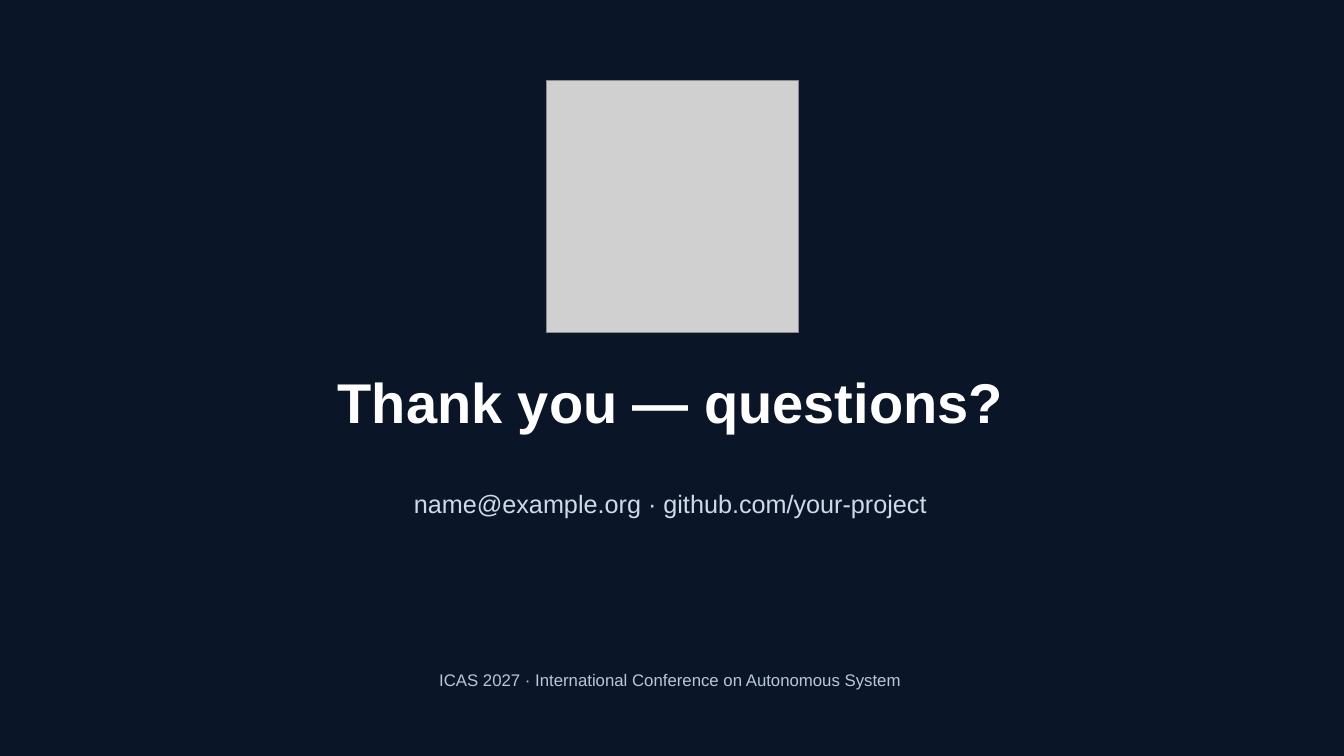
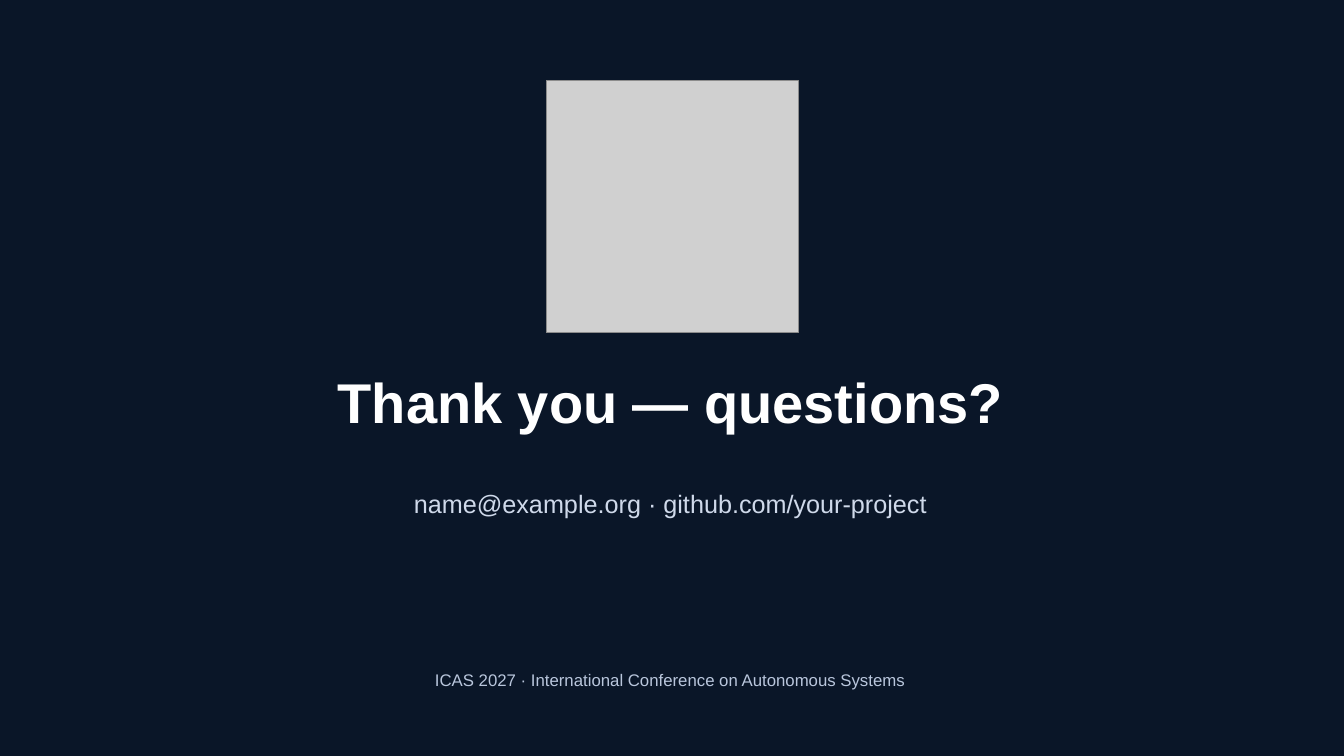
Before and after one commit to CodpyOfficial/ICAS-2027, a slide deck: slide 5 of web/static/files/ICAS-slide-template.pptx. Drawn at 1344x756 pixels with LibreOffice and Linux fonts; fonts in the diff are those of the drawing; grey boxes stand for pictures. Boxes give left, top, right and bottom in pixels: in the first picture for what was removed or moved away, otherwise in the second. Text is boxed around its words. In the diff, an @@ line names an element or a change of style, - is before the commit and + after.

```diff
--- a/web/static/files/ICAS-slide-template.pptx
+++ b/web/static/files/ICAS-slide-template.pptx
@@ text at [435,674,904,690]: text changed @@
-ICAS 2027 · International Conference on Autonomous System
+ICAS 2027 · International Conference on Autonomous Systems
```
Also in this commit, not shown: 3 other slides changed, 13 other files.
